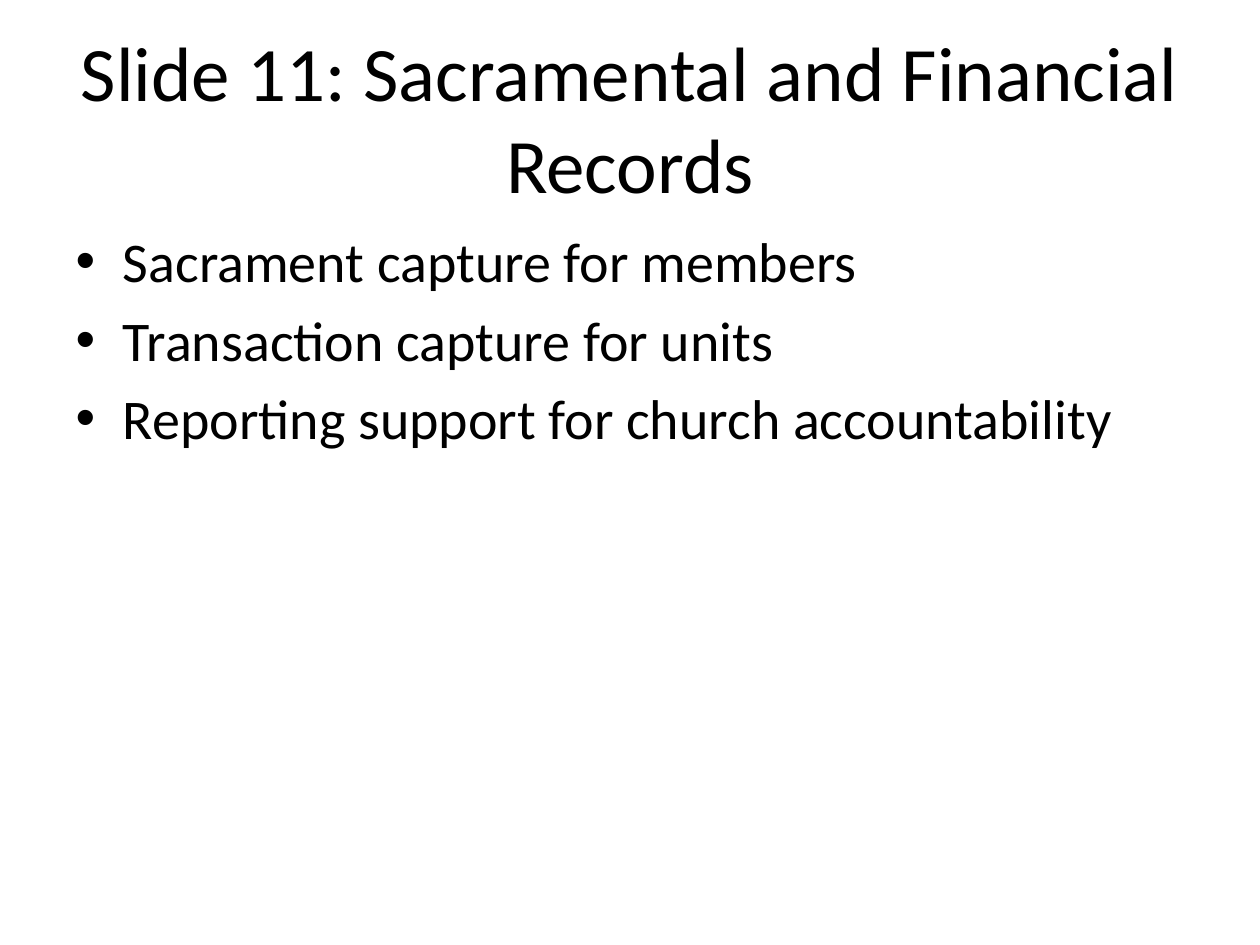
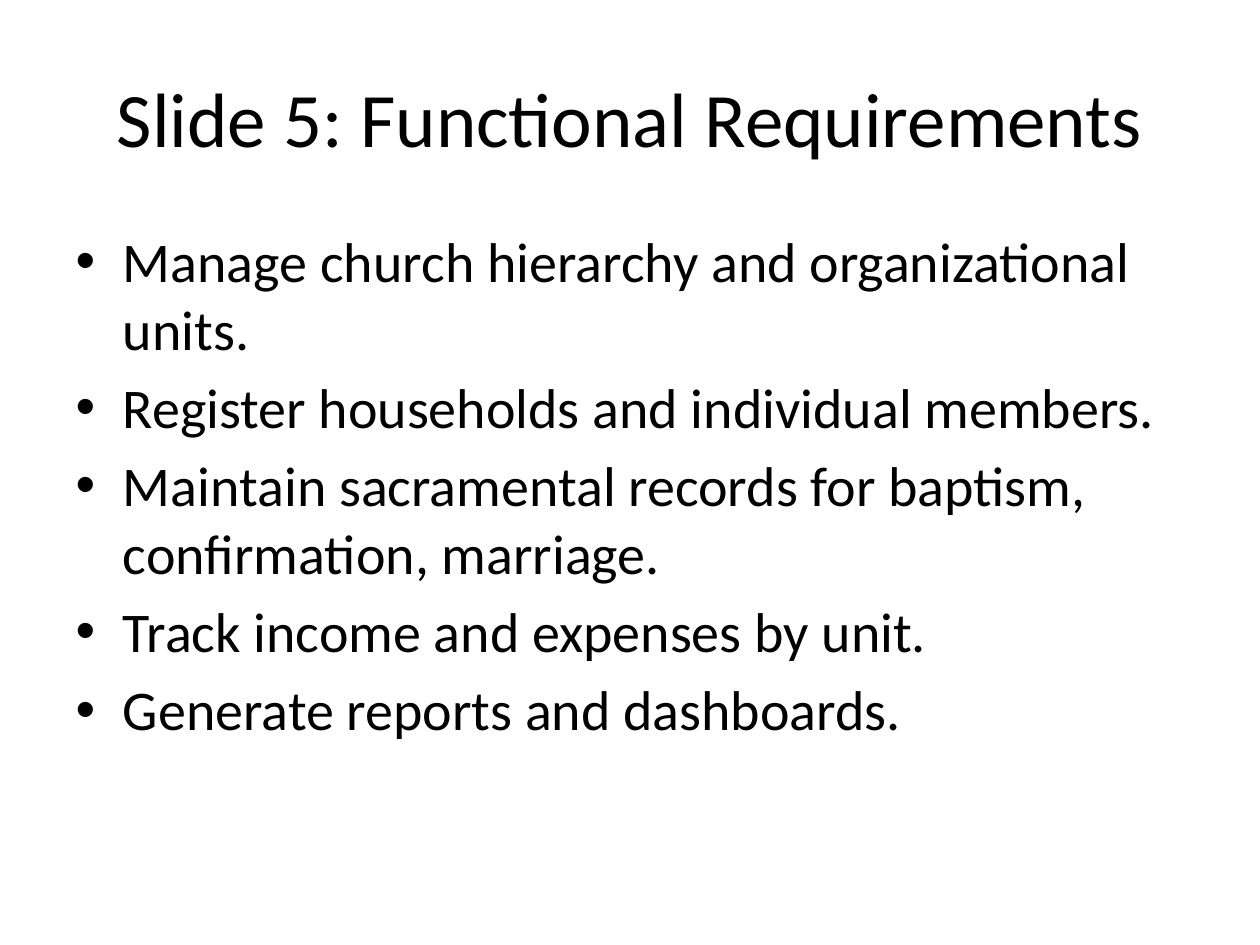
Before and after one commit to Icradle-Innovations-Ltd/cou-mis, a slide deck: slide 5 of Coursework/CoU-MIS_Presentation.pptx (slide 11 before the commit). Drawn at 1260x945 pixels with LibreOffice and Linux fonts; fonts in the diff are those of the drawing. Boxes give left, top, right and bottom in pixels: in the first picture for what was removed or moved away, otherwise in the second. Text is boxed around its words. In the diff, an @@ line names an element or a change of style, - is before the commit and + after.

Commit message:
Add PostgreSQL support and Railway deployment
Enable optional PostgreSQL backing and add deployment assets. server.js now uses pg Pool when DATABASE_URL is configured (falls back to in-memory data), adds DEFAULT_HOUSEHOLD_ID handling, input validation, and implements DB queries for members, sacraments, transactions, and summary endpoints. Added Dockerfile, .dockerignore, .env.example, and a Railway deployment guide; updated README and package.json (added pg). Inserted seed data into sql/schema.sql and included minor presentation/report/outline updates.

```diff
--- a/Coursework/CoU-MIS_Presentation.pptx
+++ b/Coursework/CoU-MIS_Presentation.pptx
@@ title at (x1=117, y1=93, x2=1142, y2=160): text changed @@
-Slide 11: Sacramental and Financial Records
+Slide 5: Functional Requirements
@@ text at (x1=123, y1=243, x2=1154, y2=739): text changed @@
-• Sacrament capture for members
-• Transaction capture for units
-• Reporting support for church accountability
+• Manage church hierarchy and organizational units.
+• Register households and individual members.
+• Maintain sacramental records for baptism, confirmation, marriage.
+• Track income and expenses by unit.
+• Generate reports and dashboards.
```
Also in this commit, not shown: 13 other slides changed, 1 slide added, 1 slide removed, 10 other files.
